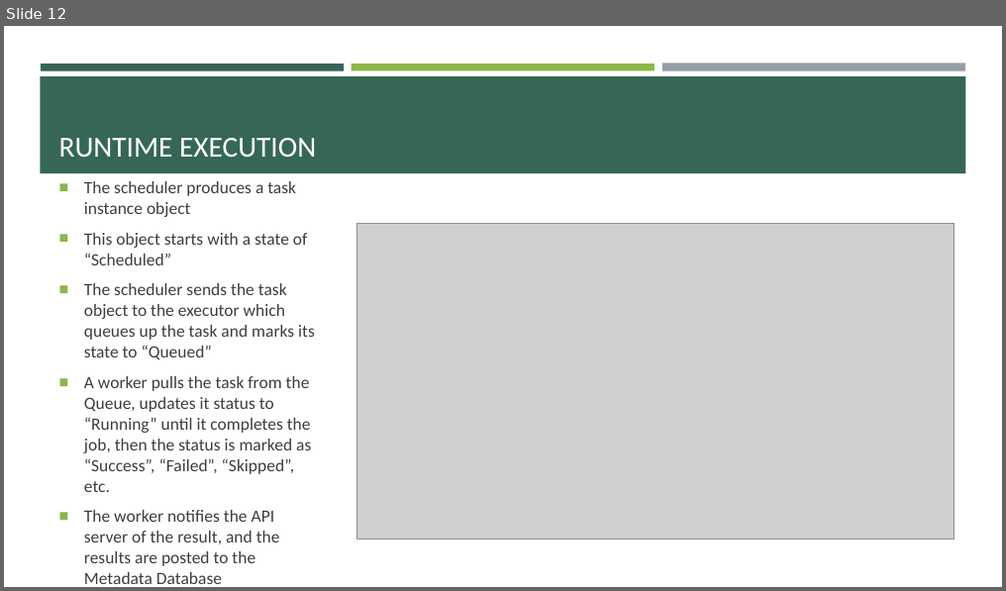
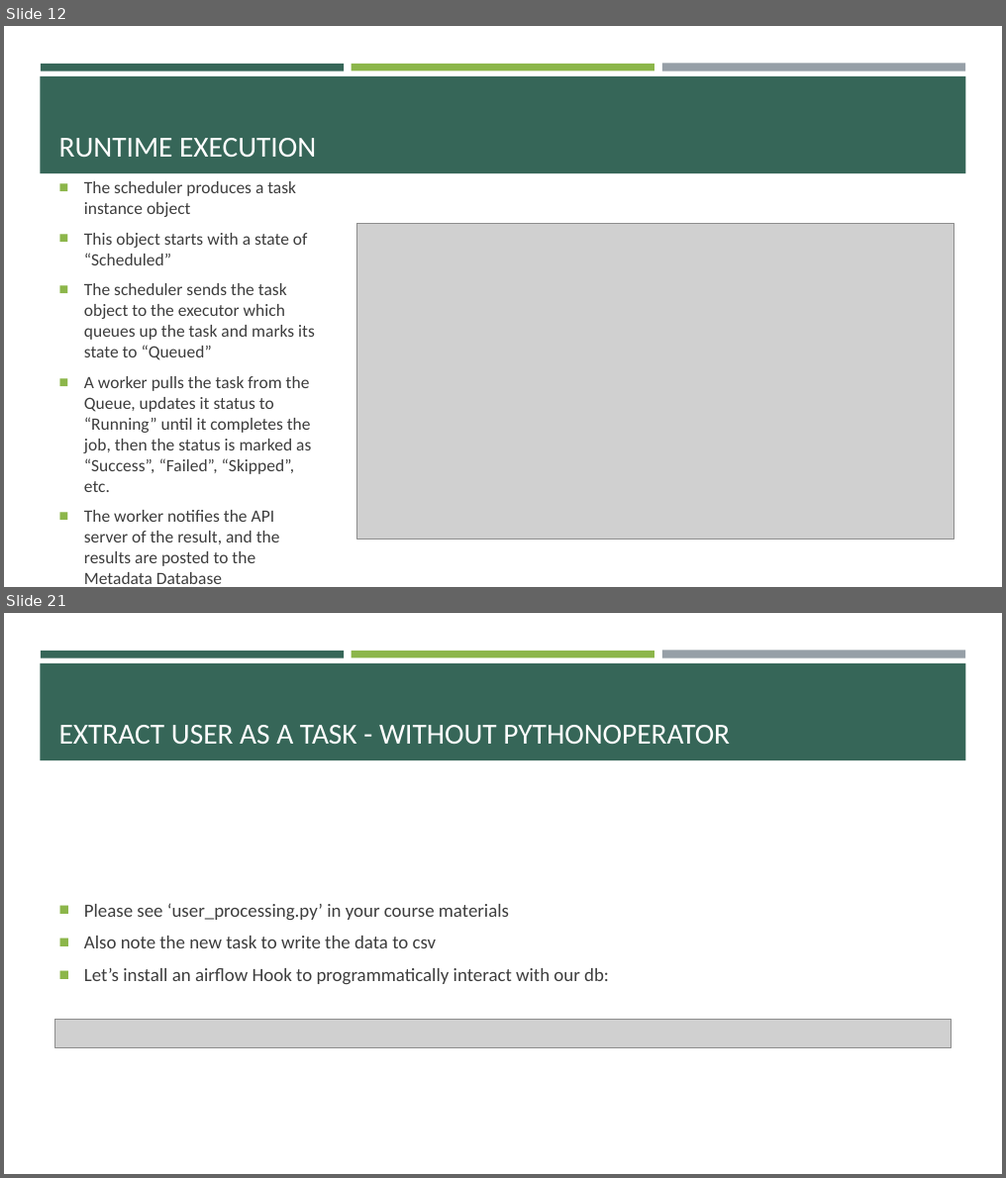
Before and after one commit to e-m-wilson/data_engineering, a slide deck: airflow/Airflow.pptx. Shown one above the other, each under a label of ours: slide 12 before the commit, slides 12 and 21 after it; the slides between them are not shown. The pictures are 1006x591 and 1006x1178 pixels, drawn with LibreOffice and Linux fonts; fonts in the diff are those of the drawing; grey boxes stand for pictures. Boxes give left, top, right and bottom in pixels: in the first picture for what was removed or moved away, otherwise in the second. Text is boxed around its words. In the diff, an @@ line names an element or a change of style, - is before the commit and + after.

```diff
--- a/airflow/Airflow.pptx
+++ b/airflow/Airflow.pptx
@@ slide 21 added at <box>4,613,1002,1174</box>, background #FFFFFF; not listed: 4 template elements that a slide beside it also shows @@
@@ title added at <box>59,725,730,744</box>, 28 pt, text #FFFFFF @@
+EXTRACT USER AS A TASK - WITHOUT PYTHONOPERATOR
@@ text added at <box>84,903,609,984</box>, 18 pt, text #3D3D3D @@
+■ Please see ‘user_processing.py’ in your course materials
+■ Also note the new task to write the data to csv
+■ Let’s install an airflow Hook to programmatically interact with our db:
@@ picture added at <box>54,1020,951,1049</box> @@
```
Also in this commit, not shown: 2 slides changed, 11 other slides added.
